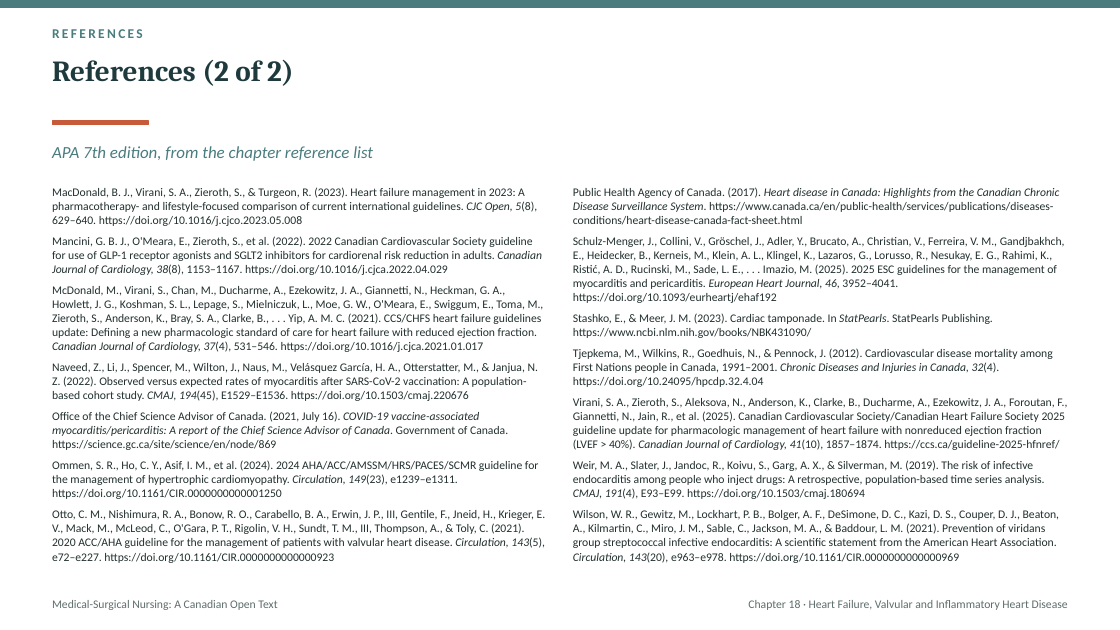
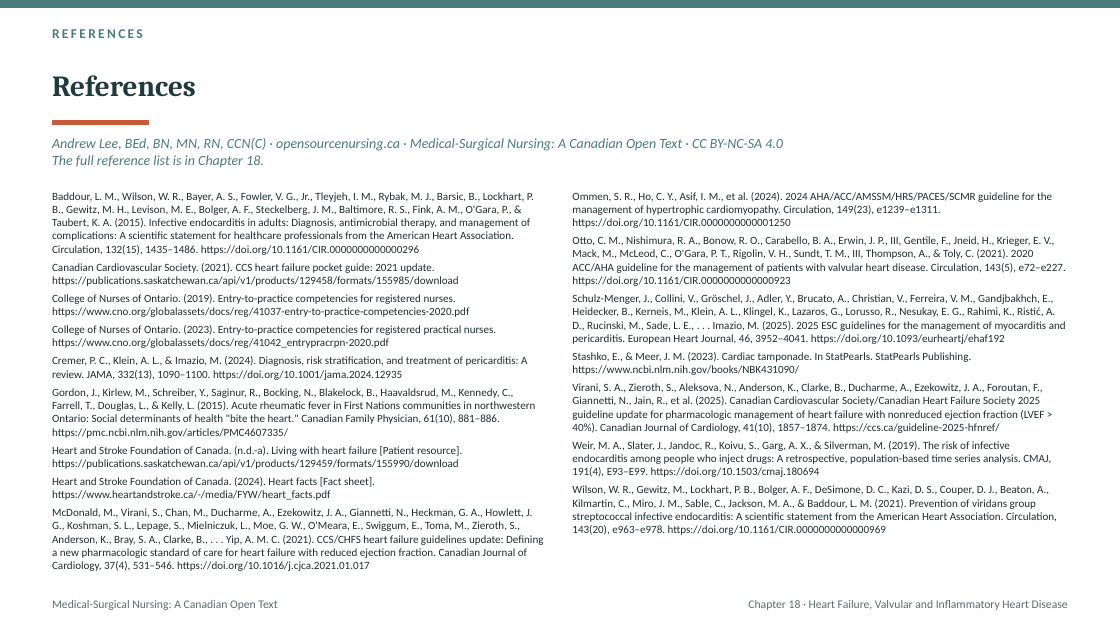
Before and after one commit to andrewleenl/opensourcenursing, a slide deck: slide 43 of Ch18_Heart_Failure_Valvular_and_Inflammatory_Heart_Disease_Lecture_Presentation.pptx (slide 49 before the commit). Drawn at 1120x630 pixels with LibreOffice and Linux fonts; fonts in the diff are those of the drawing. Boxes give left, top, right and bottom in pixels: in the first picture for what was removed or moved away, otherwise in the second. Text is boxed around its words. In the diff, an @@ line names an element or a change of style, - is before the commit and + after.

```diff
--- a/Ch18_Heart_Failure_Valvular_and_Inflammatory_Heart_Disease_Lecture_Presentation.pptx
+++ b/Ch18_Heart_Failure_Valvular_and_Inflammatory_Heart_Disease_Lecture_Presentation.pptx
@@ title "References" at bbox=[52, 75, 196, 97]: vertical alignment top to middle @@
@@ title at bbox=[52, 75, 196, 97]: text changed @@
-References (2 of 2)
+References
@@ text at bbox=[52, 138, 783, 168]: text changed; size 14.5 to 12 pt @@
-APA 7th edition, from the chapter reference list
+Andrew Lee, BEd, BN, MN, RN, CCN(C) · opensourcenursing.ca · Medical-Surgical Nursing: A Canadian Open Text · CC BY-NC-SA 4.0
+The full reference list is in Chapter 18.
@@ text at bbox=[52, 192, 535, 500]: text changed; size 10 to 9.5 pt @@
-MacDonald, B. J., Virani, S. A., Zieroth, S., & Turgeon, R. (2023). Heart failure management in 2023: A pharmacotherapy- and lifestyle-focused comparison of current international guidelines. CJC Open, 5(8), 629–640. https://doi.org/10.1016/j.cjco.2023.05.008
-Mancini, G. B. J., O'Meara, E., Zieroth, S., et al. (2022). 2022 Canadian Cardiovascular Society guideline for use of GLP-1 receptor agonists and SGLT2 inhibitors for cardiorenal risk reduction in adults. Canadian Journal of Cardiology, 38(8), 1153–1167. https://doi.org/10.1016/j.cjca.2022.04.029
+Baddour, L. M., Wilson, W. R., Bayer, A. S., Fowler, V. G., Jr., Tleyjeh, I. M., Rybak, M. J., Barsic, B., Lockhart, P. B., Gewitz, M. H., Levison, M. E., Bolger, A. F., Steckelberg, J. M., Baltimore, R. S., Fink, A. M., O'Gara, P., & Taubert, K. A. (2015). Infective endocarditis in adults: Diagnosis, antimicrobial therapy, and management of complications: A scientific statement for healthcare professionals from the American Heart Association. Circulation, 132(15), 1435–1486. https://doi.org/10.1161/CIR.0000000000000296
+Canadian Cardiovascular Society. (2021). CCS heart failure pocket guide: 2021 update. https://publications.saskatchewan.ca/api/v1/products/129458/formats/155985/download
+College of Nurses of Ontario. (2019). Entry-to-practice competencies for registered nurses. https://www.cno.org/globalassets/docs/reg/41037-entry-to-practice-competencies-2020.pdf
+College of Nurses of Ontario. (2023). Entry-to-practice competencies for registered practical nurses. https://www.cno.org/globalassets/docs/reg/41042_entrypracrpn-2020.pdf
+Cremer, P. C., Klein, A. L., & Imazio, M. (2024). Diagnosis, risk stratification, and treatment of pericarditis: A review. JAMA, 332(13), 1090–1100. https://doi.org/10.1001/jama.2024.12935
+Gordon, J., Kirlew, M., Schreiber, Y., Saginur, R., Bocking, N., Blakelock, B., Haavaldsrud, M., Kennedy, C., Farrell, T., Douglas, L., & Kelly, L. (2015). Acute rheumatic fever in First Nations communities in northwestern Ontario: Social determinants of health "bite the heart." Canadian Family Physician, 61(10), 881–886. https://pmc.ncbi.nlm.nih.gov/articles/PMC4607335/
+Heart and Stroke Foundation of Canada. (n.d.-a). Living with heart failure [Patient resource]. https://publications.saskatchewan.ca/api/v1/products/129459/formats/155990/download
+Heart and Stroke Foundation of Canada. (2024). Heart facts [Fact sheet]. https://www.heartandstroke.ca/-/media/FYW/heart_facts.pdf
@@ text at bbox=[572, 192, 1066, 286]: text changed; size 10 to 9.5 pt @@
-Public Health Agency of Canada. (2017). Heart disease in Canada: Highlights from the Canadian Chronic Disease Surveillance System. https://www.canada.ca/en/public-health/services/publications/diseases-conditions/heart-disease-canada-fact-sheet.html
+Ommen, S. R., Ho, C. Y., Asif, I. M., et al. (2024). 2024 AHA/ACC/AMSSM/HRS/PACES/SCMR guideline for the management of hypertrophic cardiomyopathy. Circulation, 149(23), e1239–e1311. https://doi.org/10.1161/CIR.0000000000001250
+Otto, C. M., Nishimura, R. A., Bonow, R. O., Carabello, B. A., Erwin, J. P., III, Gentile, F., Jneid, H., Krieger, E. V., Mack, M., McLeod, C., O'Gara, P. T., Rigolin, V. H., Sundt, T. M., III, Thompson, A., & Toly, C. (2021). 2020 ACC/AHA guideline for the management of patients with valvular heart disease. Circulation, 143(5), e72–e227. https://doi.org/10.1161/CIR.0000000000000923
@@ text at bbox=[572, 294, 1066, 535]: size 10 to 9.5 pt in "Schulz-Menger, J., Collini, V., Gröschel, J., Adler, ...", "Stashko, E., & Meer, J. M. (2023). ...", "Virani, S. A., Zieroth, S., Aleksova, N., ...", "Weir, M. A., Slater, J., Jandoc, R., ..." and 1 more places; italic off in "European Heart Journal, 46,", "StatPearls.", "Canadian Journal of Cardiology, 41(10),", "CMAJ, 191(4)," and 1 more places; less space between paragraphs @@
@@ text at bbox=[573, 348, 1053, 387]: paragraph removed @@
-Tjepkema, M., Wilkins, R., Goedhuis, N., & Pennock, J. (2012). Cardiovascular disease mortality among First Nations people in Canada, 1991–2001. Chronic Diseases and Injuries in Canada, 32(4). https://doi.org/10.24095/hpcdp.32.4.04
@@ text at bbox=[52, 363, 546, 563]: paragraphs removed @@
-Naveed, Z., Li, J., Spencer, M., Wilton, J., Naus, M., Velásquez García, H. A., Otterstatter, M., & Janjua, N. Z. (2022). Observed versus expected rates of myocarditis after SARS-CoV-2 vaccination: A population-based cohort study. CMAJ, 194(45), E1529–E1536. https://doi.org/10.1503/cmaj.220676
-Office of the Chief Science Advisor of Canada. (2021, July 16). COVID-19 vaccine-associated myocarditis/pericarditis: A report of the Chief Science Advisor of Canada. Government of Canada. https://science.gc.ca/site/science/en/node/869
-Ommen, S. R., Ho, C. Y., Asif, I. M., et al. (2024). 2024 AHA/ACC/AMSSM/HRS/PACES/SCMR guideline for the management of hypertrophic cardiomyopathy. Circulation, 149(23), e1239–e1311. https://doi.org/10.1161/CIR.0000000000001250
-Otto, C. M., Nishimura, R. A., Bonow, R. O., Carabello, B. A., Erwin, J. P., III, Gentile, F., Jneid, H., Krieger, E. V., Mack, M., McLeod, C., O'Gara, P. T., Rigolin, V. H., Sundt, T. M., III, Thompson, A., & Toly, C. (2021). 2020 ACC/AHA guideline for the management of patients with valvular heart disease. Circulation, 143(5), e72–e227. https://doi.org/10.1161/CIR.0000000000000923
@@ text at bbox=[52, 508, 543, 571]: size 10 to 9.5 pt in "McDonald, M., Virani, S., Chan, M., Ducharme, ..."; italic off in "Canadian Journal of Cardiology, 37(4),"; less space between paragraphs @@
```
Also in this commit, not shown: 5 other slides changed, 38 slides added, 44 slides removed, 1 other file.
